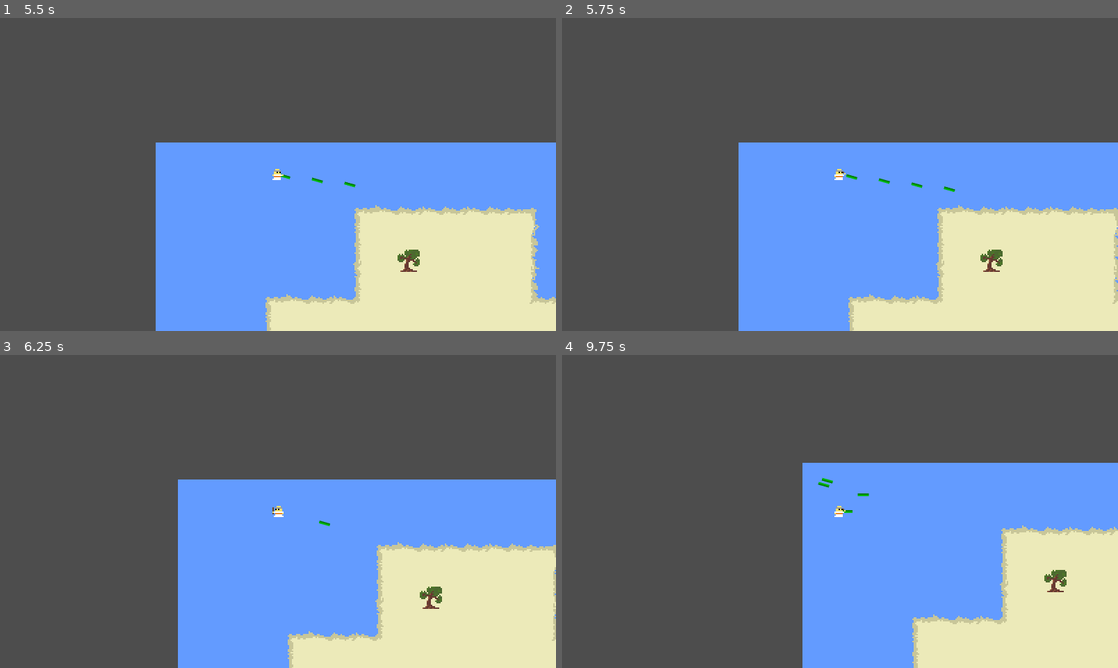
Above: before the commit, frames 1-4 (two rows, left to right).
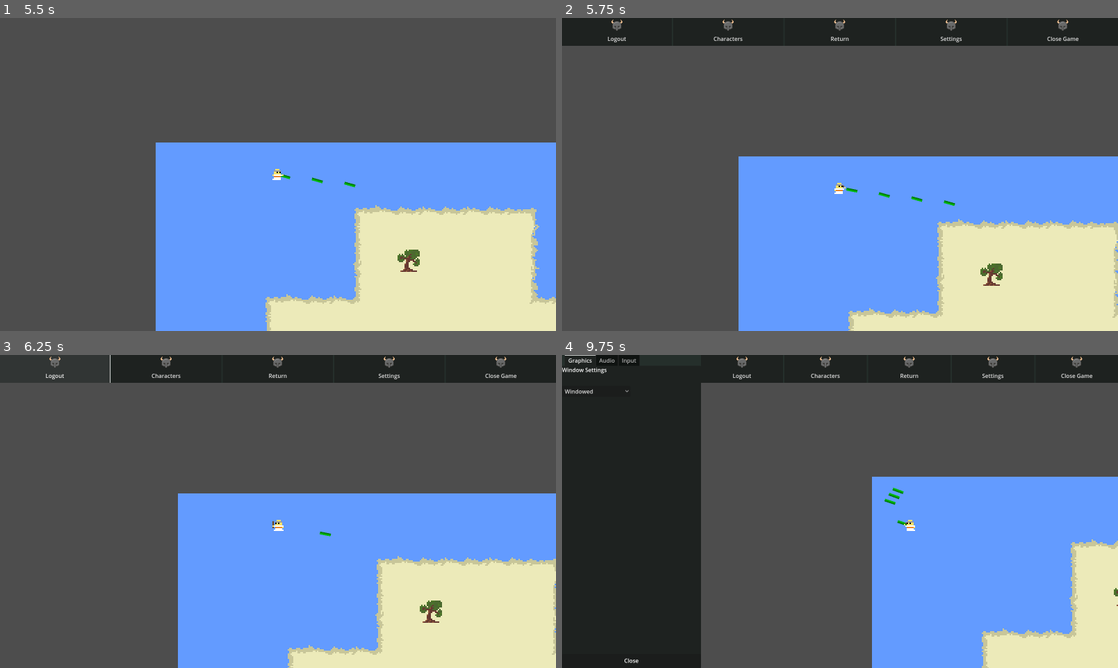
Above: after the commit, the same moments.

Repository: kuromo/gdMultiProt
Game: Godot game, scene res://scenes/mainScenes/sceneHandler.tscn
Two runs of this game, one before a commit and one after it. Both use one fixed random seed, a clock stepped at 60 frames per second and the inputs below.
Inputs (mouse positions are in pixels of both pictures, inside the frame that each line leads up to):
- Up to frame 1 (5.5 s): click (278, 152) at 0.52 s; type "12" at 0.6 s; click (278, 174) at 0.75 s; type "12" at 0.83 s; click "Login" at 1.25 s; tap Enter at 2 s; move the mouse to (400, 158) at 2.02 s; press the mouse at (400, 158) at 2.03 s; hold D (moveRight) 2.03-2.78 s; move the mouse to (166, 190) at 2.77 s; release the mouse at (166, 190) at 2.78 s; hold S (moveDown) 2.78-3.53 s; tap T (autoAttack) at 2.85, 4.35 s; move the mouse to (333, 105) at 3.52 s; press the mouse at (333, 105) at 3.53 s; hold D (moveRight) 3.53-4.28 s; move the mouse to (250, 237) at 4.27 s; release the mouse at (250, 237) at 4.28 s; hold W (moveUp) 4.28-5.03 s; move the mouse to (444, 221) at 5.02 s; press the mouse at (444, 221) at 5.03 s; hold A (moveLeft) from 5.03 s (still down)
- Up to frame 2 (5.75 s): keep holding A (moveLeft); tap Escape (escape, bound only after the commit) at 5.65 s
- Up to frame 3 (6.25 s): release A (moveLeft) at 5.75 s; release the mouse at (444, 558) at 5.75 s; click (55, 367) at 5.75 s, where only the run after the commit has a clickable "Logout"
- Up to frame 4 (9.75 s): click (728, 367) at 6.5 s, where only the run after the commit has a clickable "Characters"; click (840, 367) at 7.25 s, where only the run after the commit has a clickable "Return"; click (951, 367) at 8 s, where only the run after the commit has a clickable "Settings"; move the mouse to (673, 464) at 8.77 s; hold A (moveLeft) 8.78-9.53 s; tap T (autoAttack) at 8.85 s; tap O (options, bound only after the commit) at 9.4 s; move the mouse to (867, 511) at 9.52 s; press the mouse at (867, 511) at 9.53 s; hold S (moveDown) from 9.53 s (still down)

Frame 1 is identical in both runs. In frame 2, 15% of the frame differs, in the area x 0-100%, y 0-100%; in frame 3, 15%; in frame 4, 49%.

Commit message:
game in subviewport, ingame menu
added vSplit für ingame menu
added subvieport for game so ui is drawn correctly

Diff:
--- a/client/project.godot
+++ b/client/project.godot
@@ -67,6 +67,16 @@
 "events": [Object(InputEventKey,"resource_local_to_scene":false,"resource_name":"","device":-1,"window_id":0,"alt_pressed":false,"shift_pressed":false,"ctrl_pressed":false,"meta_pressed":false,"pressed":false,"keycode":84,"physical_keycode":0,"key_label":0,"unicode":116,"echo":false,"script":null)
 ]
 }
+options={
+"deadzone": 0.5,
+"events": [Object(InputEventKey,"resource_local_to_scene":false,"resource_name":"","device":-1,"window_id":0,"alt_pressed":false,"shift_pressed":false,"ctrl_pressed":false,"meta_pressed":false,"pressed":false,"keycode":79,"physical_keycode":0,"key_label":0,"unicode":111,"echo":false,"script":null)
+]
+}
+escape={
+"deadzone": 0.5,
+"events": [Object(InputEventKey,"resource_local_to_scene":false,"resource_name":"","device":-1,"window_id":0,"alt_pressed":false,"shift_pressed":false,"ctrl_pressed":false,"meta_pressed":false,"pressed":false,"keycode":4194305,"physical_keycode":0,"key_label":0,"unicode":0,"echo":false,"script":null)
+]
+}
 
 [rendering]
 
--- a/client/scenes/mainScenes/map.gd
+++ b/client/scenes/mainScenes/map.gd
@@ -12,6 +12,13 @@
 func _process(delta):
 	pass
 
+func _unhandled_input(event):
+	if event.is_action_pressed("options"):
+		print("options key pressed")
+		$/root/sceneHandler.openSettings()
+	elif event.is_action_pressed("escape"):
+		print("escape key pressed")
+		$/root/sceneHandler.openIngameMenu()
 
 func propRot(rot):
 	ySortPivot.rotation += rot
--- a/client/scenes/mainScenes/map.tscn
+++ b/client/scenes/mainScenes/map.tscn
@@ -208,6 +208,7 @@
 sources/0 = SubResource("TileSetAtlasSource_km35m")
 
 [node name="map" type="Node2D"]
+texture_filter = 1
 script = ExtResource("1_uehku")
 
 [node name="ySortPivot" type="Node2D" parent="."]
--- a/client/scenes/mainScenes/sceneHandler.gd
+++ b/client/scenes/mainScenes/sceneHandler.gd
@@ -3,8 +3,10 @@
 var map = preload("res://scenes/mainScenes/map.tscn")
 var loginScene = preload("res://scenes/ui/loginScreen.tscn")
 var settings = preload("res://scenes/ui/settingsMenu.tscn")
+var ingameMenu = preload("res://scenes/ui/ingameMenu.tscn")
 
 @onready var settingsSplitter = $settingsSplitter
+var ingameMenuSplitter
 
 var userSettings: UserSettings
 
@@ -16,8 +18,6 @@
 
 	exexGraphicSettings()
 
-
-#	var mapInstance = map.instantiate()
 	var loginInstance = loginScene.instantiate()
 	var settingsInstance = settings.instantiate()
 	settingsSplitter.add_child(settingsInstance)
@@ -31,20 +31,44 @@
 
 
 func openSettings():
-	print("open settings")
-	print(settingsSplitter.collapsed)
 	settingsSplitter.collapsed = false
-	print(settingsSplitter.collapsed)
 	settingsSplitter.get_child(0).visible = true
 
 func closeSettings():
-	print("close settings")
-	print(settingsSplitter.collapsed)
 	settingsSplitter.collapsed = true
-	print(settingsSplitter.collapsed)
 	settingsSplitter.get_child(0).visible = false
+
+func openIngameMenu():
+	if ingameMenuSplitter:
+		print("open ign has splitter")
+		ingameMenuSplitter.collapsed = false
+
+func closeIngameMenu():
+	if ingameMenuSplitter:
+		ingameMenuSplitter.collapsed = true
 
 func userVerified():
 	var mapInstance = map.instantiate()
+	createGameContainer(mapInstance)
+
+func createGameContainer(instance):
+
+	var mapInstance = map.instantiate()
+	var vpContInstance = SubViewportContainer.new()
+	vpContInstance.stretch = true
+	var vpInstance = SubViewport.new()
+	vpInstance.add_child(mapInstance)
+	vpContInstance.add_child(vpInstance)
 	$settingsSplitter/loginScreen.queue_free()
-	settingsSplitter.add_child(mapInstance)
+
+
+
+	var vSplit = VSplitContainer.new()
+	vSplit.split_offset = 80
+	vSplit.collapsed = true
+	vSplit.dragger_visibility = vSplit.DRAGGER_HIDDEN_COLLAPSED
+	vSplit.add_child(ingameMenu.instantiate())
+	vSplit.add_child(vpContInstance)
+
+	ingameMenuSplitter = vSplit
+	settingsSplitter.add_child(vSplit)
--- a/client/scenes/mainScenes/sceneHandler.tscn
+++ b/client/scenes/mainScenes/sceneHandler.tscn
@@ -20,3 +20,4 @@
 grow_horizontal = 2
 grow_vertical = 2
 split_offset = 400
+dragger_visibility = 2
--- /dev/null
+++ b/client/scenes/ui/ingameMenu.tscn
@@ -0,0 +1,65 @@
+[gd_scene load_steps=2 format=3 uid="uid://bw3r8g5ae2lmp"]
+
+[ext_resource type="Texture2D" uid="uid://baeobv3hbg2t6" path="res://assets/tiles/32pxHelmet.png" id="1_6ja2q"]
+
+[node name="ingameMenu" type="Control"]
+layout_mode = 3
+anchors_preset = 15
+anchor_right = 1.0
+anchor_bottom = 1.0
+grow_horizontal = 2
+grow_vertical = 2
+
+[node name="HBoxContainer" type="HBoxContainer" parent="."]
+layout_mode = 1
+anchors_preset = 15
+anchor_right = 1.0
+anchor_bottom = 1.0
+grow_horizontal = 2
+grow_vertical = 2
+alignment = 1
+
+[node name="logoutButton" type="Button" parent="HBoxContainer"]
+layout_mode = 2
+size_flags_horizontal = 3
+size_flags_vertical = 4
+text = "Logout"
+icon = ExtResource("1_6ja2q")
+icon_alignment = 1
+vertical_icon_alignment = 0
+
+[node name="charSelectButton" type="Button" parent="HBoxContainer"]
+layout_mode = 2
+size_flags_horizontal = 3
+size_flags_vertical = 4
+text = "Characters"
+icon = ExtResource("1_6ja2q")
+icon_alignment = 1
+vertical_icon_alignment = 0
+
+[node name="returnButton" type="Button" parent="HBoxContainer"]
+layout_mode = 2
+size_flags_horizontal = 3
+size_flags_vertical = 4
+text = "Return"
+icon = ExtResource("1_6ja2q")
+icon_alignment = 1
+vertical_icon_alignment = 0
+
+[node name="settingsButton" type="Button" parent="HBoxContainer"]
+layout_mode = 2
+size_flags_horizontal = 3
+size_flags_vertical = 4
+text = "Settings"
+icon = ExtResource("1_6ja2q")
+icon_alignment = 1
+vertical_icon_alignment = 0
+
+[node name="closeButton" type="Button" parent="HBoxContainer"]
+layout_mode = 2
+size_flags_horizontal = 3
+size_flags_vertical = 4
+text = "Close Game"
+icon = ExtResource("1_6ja2q")
+icon_alignment = 1
+vertical_icon_alignment = 0
Binary file added: client/assets/tiles/32pxHelmet.png
Not shown, added: client/assets/tiles/32pxHelmet.png.import
